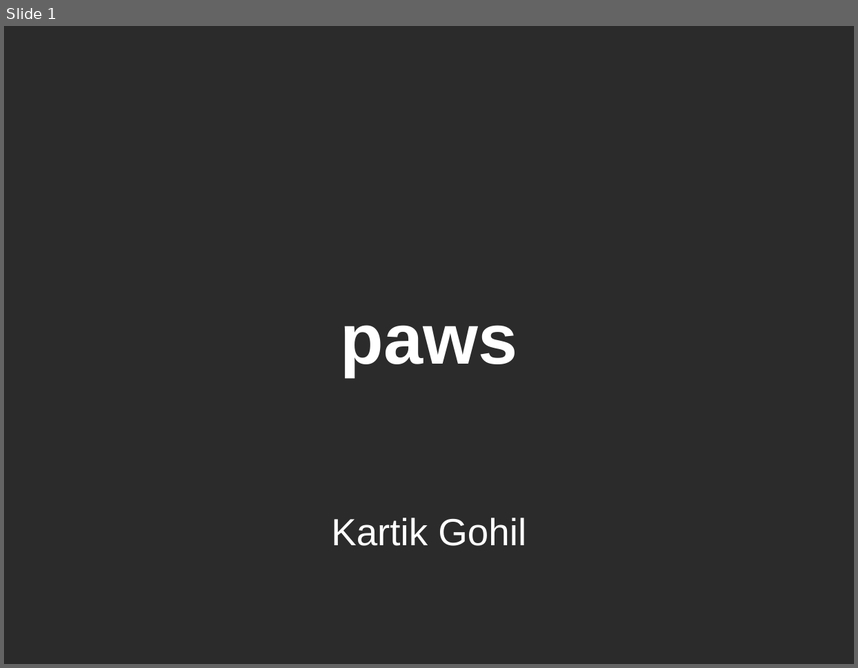
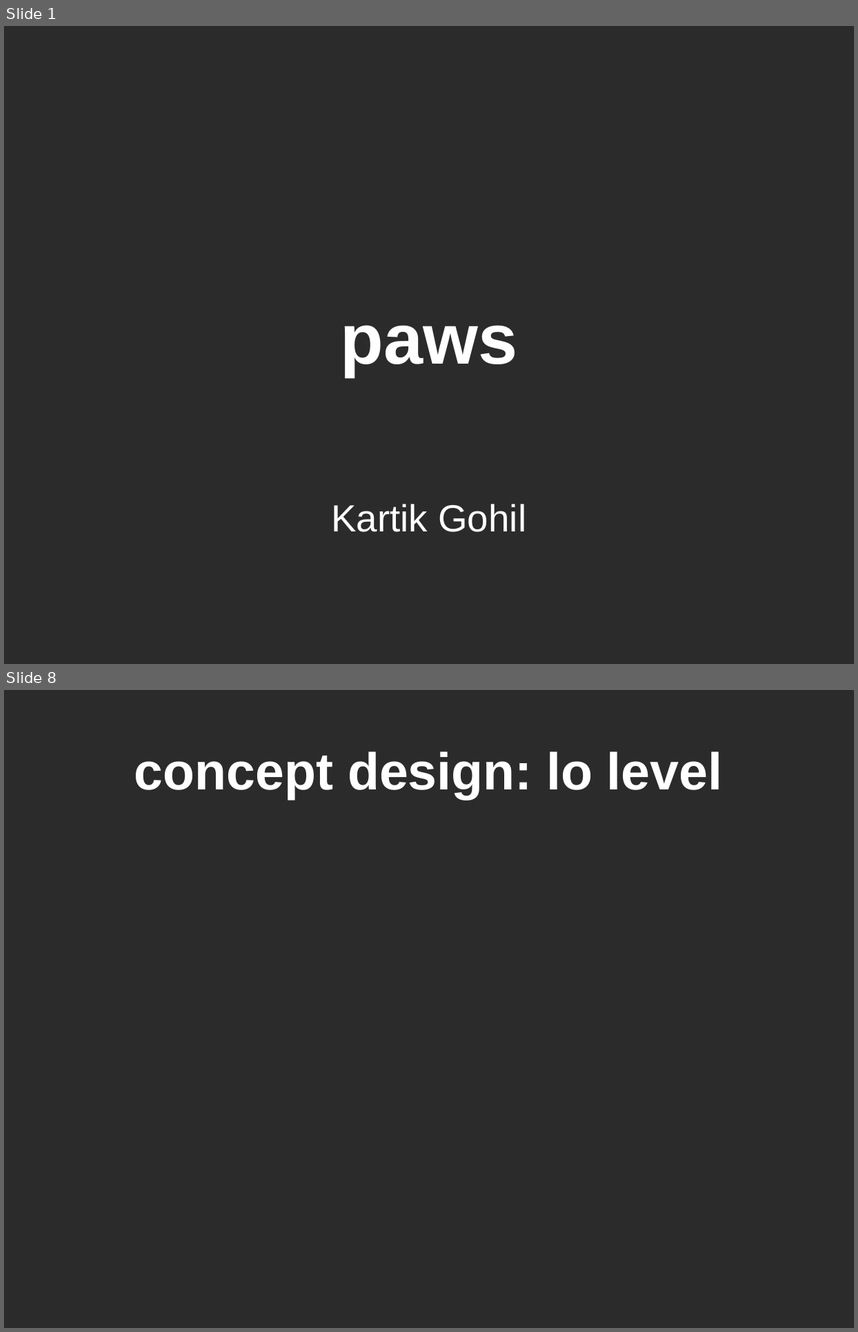
Before and after one commit to kartikg33/imp_fyp_2015, a slide deck: Docs/Presentation/PAWS_presentation.pptx. Shown one above the other, each under a label of ours: slide 1 before the commit, slides 1 and 8 after it; the slides between them are not shown. The pictures are 858x668 and 858x1332 pixels, drawn with LibreOffice and Linux fonts; fonts in the diff are those of the drawing; background and template pictures are left out; a plain dark background stands for a picture behind light text. Boxes give left, top, right and bottom in pixels: in the first picture for what was removed or moved away, otherwise in the second. Text is boxed around its words. In the diff, an @@ line names an element or a change of style, - is before the commit and + after.

```diff
--- a/Docs/Presentation/PAWS_presentation.pptx
+++ b/Docs/Presentation/PAWS_presentation.pptx
@@ slide 8 added at [4,690,854,1328], background picture (left out) @@
@@ title added at [134,751,722,799], 44 pt, text #FFFFFF, bold @@
+concept design: lo level
@@ slide 1 changed as well @@
@@ subtitle "Kartik Gohil": place and size @@
-subtitle "Kartik Gohil" at [331,517,526,546]
+subtitle "Kartik Gohil" at [331,503,526,532]
```
Also in this commit, not shown: 27 other slides added, 1 slide removed.
